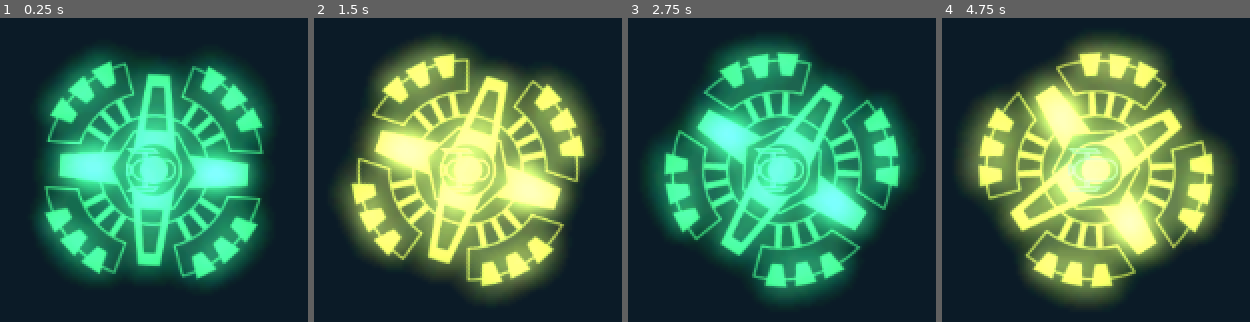
Above: before the commit, frames 1-4 (left to right).
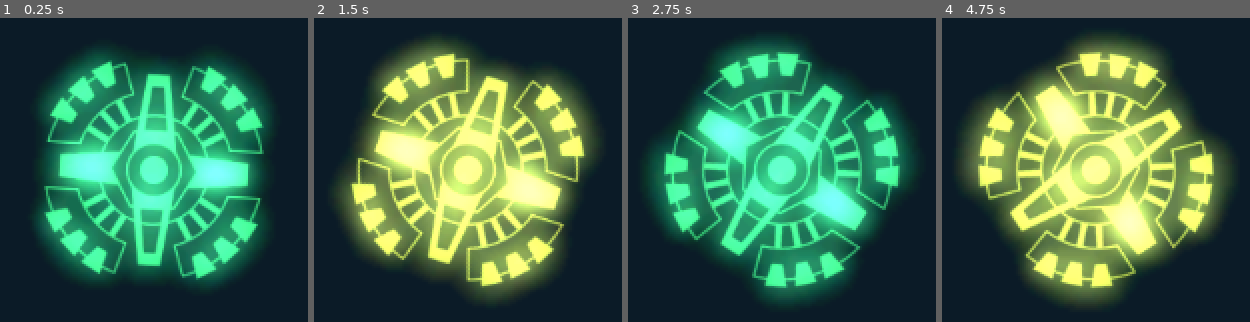
Above: after the commit, the same moments.

Repository: SpaceyLake/GRA
Game: Godot game, scene res://Scenes/world.tscn
The game is run twice, just before and just after one commit, with the same random seed, the same clock (stepped at 60 frames per second) and the same inputs.
Inputs (mouse positions are in pixels of both pictures, inside the frame that each line leads up to):
- Up to frame 1 (0.25 s): no input
- Up to frame 2 (1.5 s): tap Enter at 0.5 s; move the mouse to (468, 170) at 0.52 s; hold Shift (shift) 0.53-1.28 s; click (468, 170) at 0.67 s; tap Shift (shift) at 1.35 s; click (468, 170) at 1.42 s
- Up to frame 3 (2.75 s): move the mouse to (outside the picture) at 2.02 s; hold Shift (shift) from 2.03 s (still down); click (outside the picture) at 2.17 s
- Up to frame 4 (4.75 s): move the mouse to (outside the picture) at 2.77 s; release Shift (shift) at 2.78 s; tap Shift (shift) at 2.85, 4.35 s; click (outside the picture) at 2.92 s; move the mouse to (outside the picture) at 3.52 s; hold Shift (shift) 3.53-4.28 s; click (outside the picture) at 3.67 s; move the mouse to (1040, 97) at 4.27 s; click (1040, 97) at 4.42 s

The runs differ from the first frame. In frame 1, 1.3% of the frame differs, in the area x 39-58%, y 40-58%; in frame 2, 1.4%; in frame 3, 1.2%; in frame 4, 1.6%, in the area x 39-58%, y 38-58%.
Error before the commit: Invalid call. Nonexistent function 'waypoint_next_post' in base 'CharacterBody2D (delivery_ship.gd)'. (res://Scripts/base.gd:69)

Commit message:
Fixes

Diff:
--- a/Scripts/base.gd
+++ b/Scripts/base.gd
@@ -31,9 +31,7 @@
 		$Sprite2D.modulate = Color("#BDD156") if selected else Color("#3fc778")
 	elif selected and event is InputEventMouseButton and event.button_index == MOUSE_BUTTON_RIGHT and event.is_pressed():
 		if selected_ship == null and not docked_ships.is_empty():
-				print(docked_ships)
 				launched_ship = docked_ships.pop_front()
-				print(docked_ships)
 				launched_ship.cargo = cargo_amount
 				launched_ship.add_waypoint(get_global_mouse_position())
 				launched_ship.update_rotation()
@@ -66,7 +64,7 @@
 		current_ship.waypoint_clear()
 
 func _on_body_entered(body: Node2D):
-	if body.waypoint_count() <= 1 and body.waypoint_next_post().distance_to_squared(global_position) < ($CollisionShape2D.shape.radius*$CollisionShape2D.shape.radius):
+	if body.waypoint_count() == 0 or (body.waypoint_count() == 1 and body.waypoint_next_pos().distance_squared_to(global_position) < ($CollisionShape2D.shape.radius*$CollisionShape2D.shape.radius)):
 		body.select_ship(false)
 		ship_active(body, false)
 		docked_ships.append(body)
